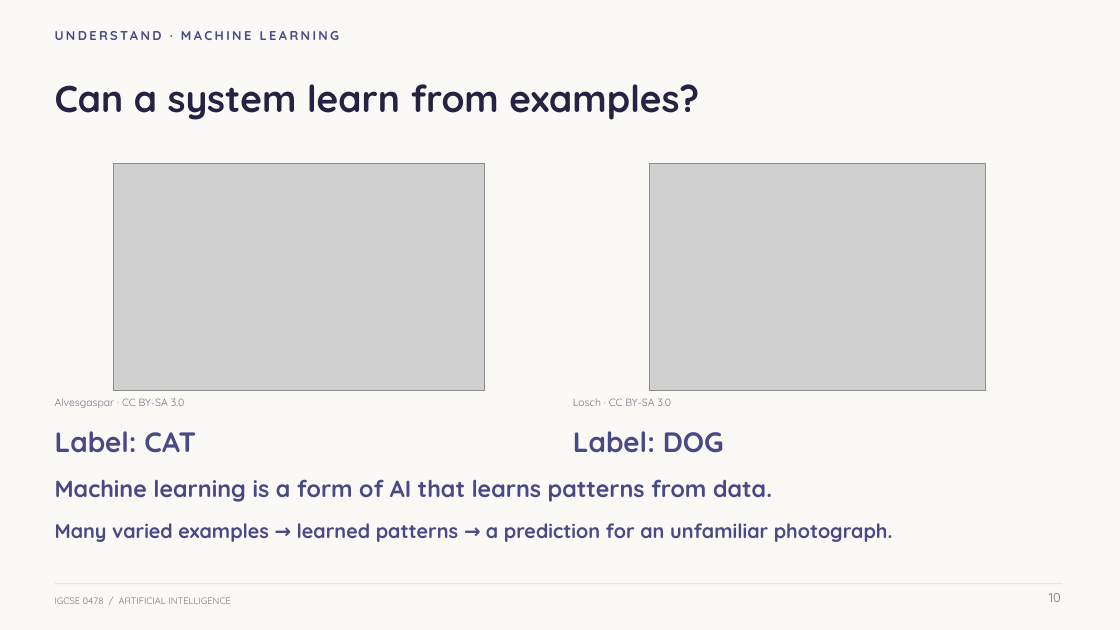
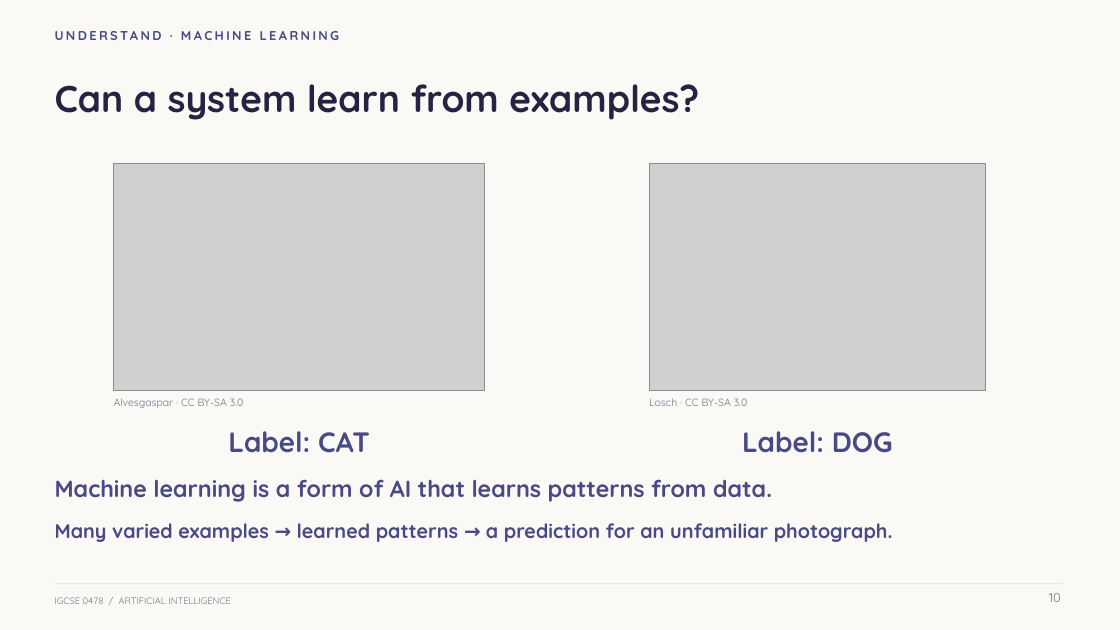
Before and after one commit to myk-sh/cs-lessons, a slide deck: slide 10 of 0478 P1/Artificial Intelligence/IGCSE_0478_Lesson_-_Artificial_Intelligence.pptx. Drawn at 1120x630 pixels with LibreOffice and Linux fonts; fonts in the diff are those of the drawing; grey boxes stand for pictures. Boxes give left, top, right and bottom in pixels: in the first picture for what was removed or moved away, otherwise in the second. Text is boxed around its words. In the diff, an @@ line names an element or a change of style, - is before the commit and + after.

Commit message:
Align photo credits and labels with their pictures in the AI lesson

```diff
--- a/0478 P1/Artificial Intelligence/IGCSE_0478_Lesson_-_Artificial_Intelligence.pptx
+++ b/0478 P1/Artificial Intelligence/IGCSE_0478_Lesson_-_Artificial_Intelligence.pptx
@@ text "Alvesgaspar · CC BY-SA 3.0": place and size @@
-text "Alvesgaspar · CC BY-SA 3.0" at [55, 398, 185, 408]
+text "Alvesgaspar · CC BY-SA 3.0" at [114, 398, 244, 408]
@@ text "Losch · CC BY-SA 3.0": place and size @@
-text "Losch · CC BY-SA 3.0" at [573, 398, 672, 406]
+text "Losch · CC BY-SA 3.0" at [649, 398, 748, 406]
@@ text "Label: CAT" at [228, 431, 370, 453]: alignment left to centre @@
@@ text "Label: DOG" at [742, 431, 893, 453]: alignment left to centre @@
```
Also in this commit, not shown: 6 other slides changed, 2 other files.
